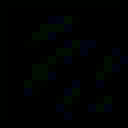
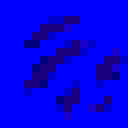
Layered file, before and after one edit (128×128). Changes by layer:
"low" (1st of 2): opacity 1% → 10%, painted on it over left=24, top=16, right=120, bottom=120
hid "border", painted on it over left=0, top=0, right=128, bottom=128
hid "hi" (2nd of 3), opacity 5% → 1%, painted on it over left=24, top=16, right=112, bottom=112
hid "mid" (2nd of 3), opacity 2% → 1%, painted on it over left=24, top=16, right=120, bottom=120
hid "low" (2nd of 2), painted on it over left=24, top=16, right=120, bottom=120
removed layer "e_base" over left=0, top=0, right=128, bottom=128
painted on "mid" (3rd of 3) over left=24, top=16, right=128, bottom=120
painted on "r_base" over left=0, top=0, right=128, bottom=128
renamed "m_base" to "Layer 1", hid it, moved it below ":: END R ::", painted on it over left=0, top=0, right=128, bottom=128
